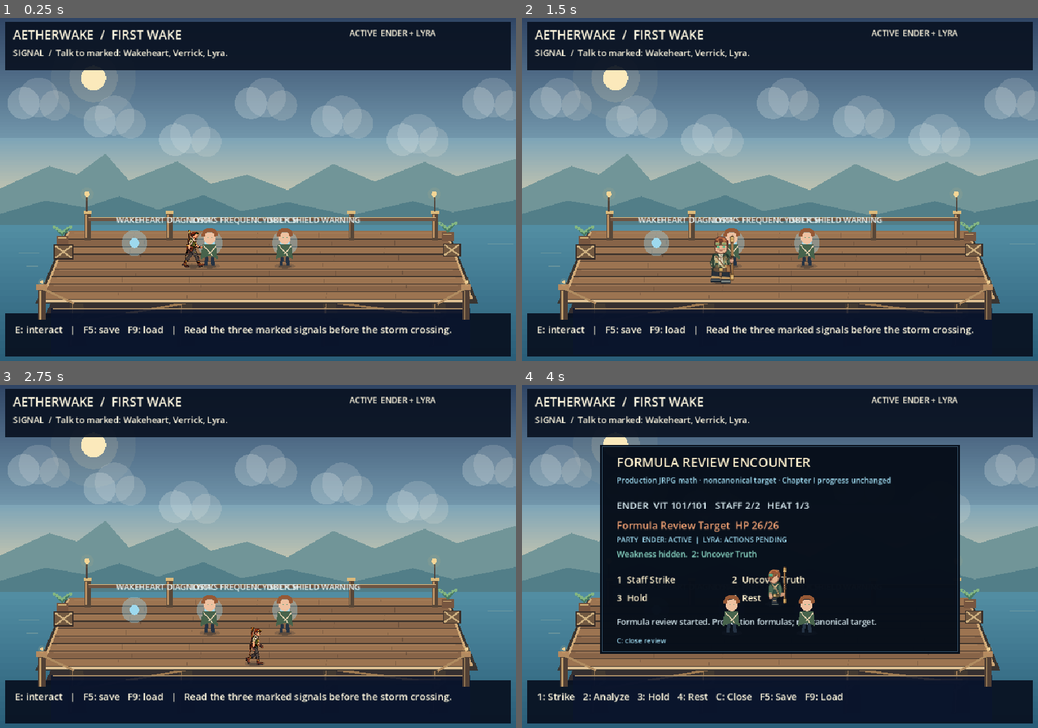
Above: before the commit, frames 1-4 (two rows, left to right).
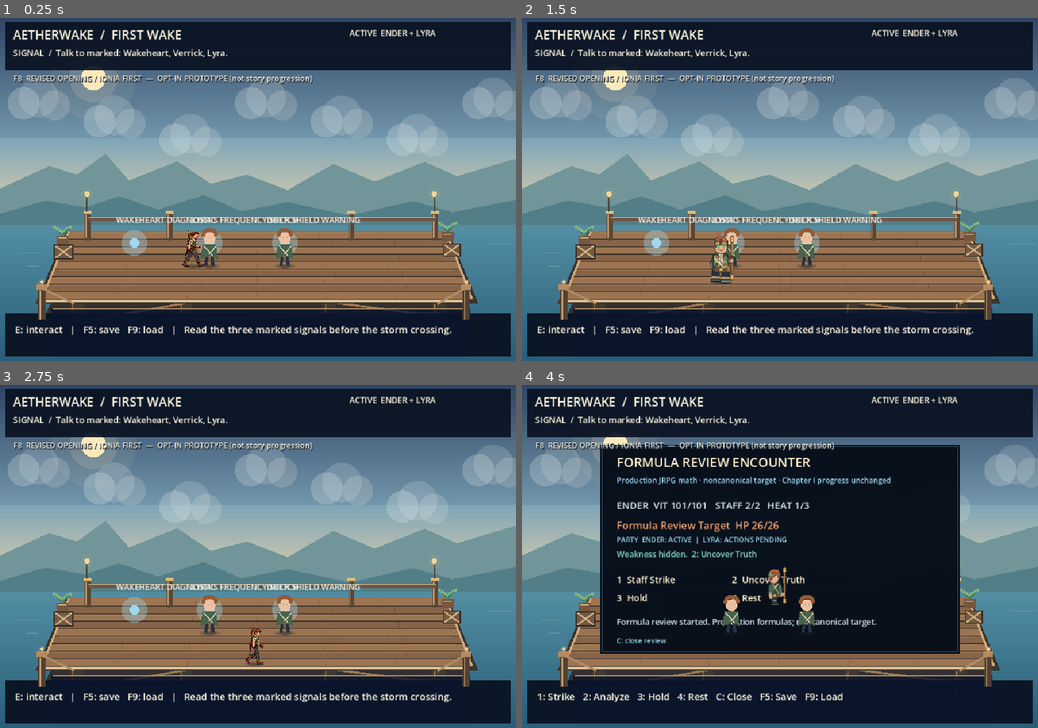
Above: after the commit, the same moments.

Repository: ndrorchestration/ToSailaStarrySky-jrpg
Game: Godot game, scene res://scenes/first_wake_chapter1_player_preview.tscn
Same seed, same stepped clock (60 frames per second), same inputs: the game is played once before the commit and once after it.
Inputs:
- Up to frame 1 (0.25 s): no input
- Up to frame 2 (1.5 s): tap Enter at 0.5 s; hold Right (ui_right) 0.53-1.28 s; tap 1 (aetherwake_ch1_choice_a) at 0.6 s; tap Space at 1.25 s; hold Down (ui_down) from 1.28 s (still down); tap 2 (aetherwake_ch1_choice_b) at 1.35 s
- Up to frame 3 (2.75 s): tap Enter at 2 s; release Down (ui_down) at 2.03 s; hold Right (ui_right) from 2.03 s (still down); tap 3 (aetherwake_ch1_choice_c) at 2.1 s
- Up to frame 4 (4 s): release Right (ui_right) at 2.78 s; hold Up (ui_up) 2.78-3.53 s; tap 4 (aetherwake_ch1_combat_rest) at 2.85 s; hold Left (ui_left) from 3.53 s (still down); tap C (aetherwake_ch1_formula_review) at 3.6 s

The runs differ from the first frame. In frame 1, 0.7% of the frame differs, in the area x 2-61%, y 16-20%; in frame 2, 0.7%; in frame 3, 0.7%; in frame 4, 0.7%.

Commit message:
feat(godot): expose opt-in revised-opening F8 route from existing startup Chapter I scene

Diff:
--- a/godot/scripts/first_wake_chapter1_review.gd
+++ b/godot/scripts/first_wake_chapter1_review.gd
@@ -14,6 +14,7 @@
 const FormulaEncounter = preload("res://scripts/first_wake_formula_encounter.gd")
 const CurrentEnemyAdapter = preload("res://scripts/first_wake_current_enemy_adapter.gd")
 const PartyCombatAuthority = preload("res://scripts/first_wake_party_combat_authority.gd")
+const PrototypeRoute = preload("res://scripts/first_wake_prototype_route.gd")
 
 const DECK_BOUNDS := SaveCodec.PLAYER_POSITION_BOUNDS
 const INTERACT_DISTANCE := 74.0
@@ -44,6 +45,7 @@
 var objective: Label
 var hint: Label
 var party_label: Label
+var prototype_hint: Label
 var dialogue_speaker: Label
 var dialogue_body: Label
 var dialogue = DialogueState.new()
@@ -115,6 +117,7 @@
     headline = _label(ui, Vector2(24, 16), 23)
     objective = _label(ui, Vector2(24, 54), 16)
     party_label = _label(ui, Vector2(650, 18), 15)
+    prototype_hint = _label(ui, Vector2(25, 104), 14)
     hint = _label(ui, Vector2(28, 568), 18)
     dialogue_speaker = _label(ui, Vector2(142, 374), 18)
     dialogue_body = _label(ui, Vector2(142, 408), 17)
@@ -133,7 +136,16 @@
     hint.custom_minimum_size = Vector2(900, 54)
 
     headline.text = "AETHERWAKE  /  FIRST WAKE"
-    _refresh_ui()
+    prototype_hint.text = "F8  REVISED OPENING / IONIA FIRST  —  OPT-IN PROTOTYPE (not story progression)"
+    _refresh_ui()
+    if get_tree().has_meta(PrototypeRoute.RESTORE_PENDING):
+        var restored: Dictionary = PrototypeRoute.restore_pending(self)
+        last_message = (
+            "Returned from revised-opening prototype; original Chapter I state restored."
+            if bool(restored.get("ok", false))
+            else "Prototype return refused: " + str(restored.get("reason", "unknown"))
+        )
+        _refresh_ui()
     queue_redraw()
 
 func _label(parent: Node, location: Vector2, size: int) -> Label:
@@ -574,6 +586,15 @@
     return best_id
 
 func _unhandled_input(event: InputEvent) -> void:
+    if event.is_action_pressed(InputPolicy.PROTOTYPE_ROUTE):
+        if event is InputEventKey and event.echo:
+            return
+        var switched: Dictionary = PrototypeRoute.enter(self)
+        if not bool(switched.get("ok", false)):
+            last_message = "Prototype route unavailable: " + str(switched.get("reason", "unknown"))
+            _refresh_ui()
+        get_viewport().set_input_as_handled()
+        return
     if event.is_action_pressed(InputPolicy.SAVE_PROGRESS):
         save_progress_to_disk()
         return
